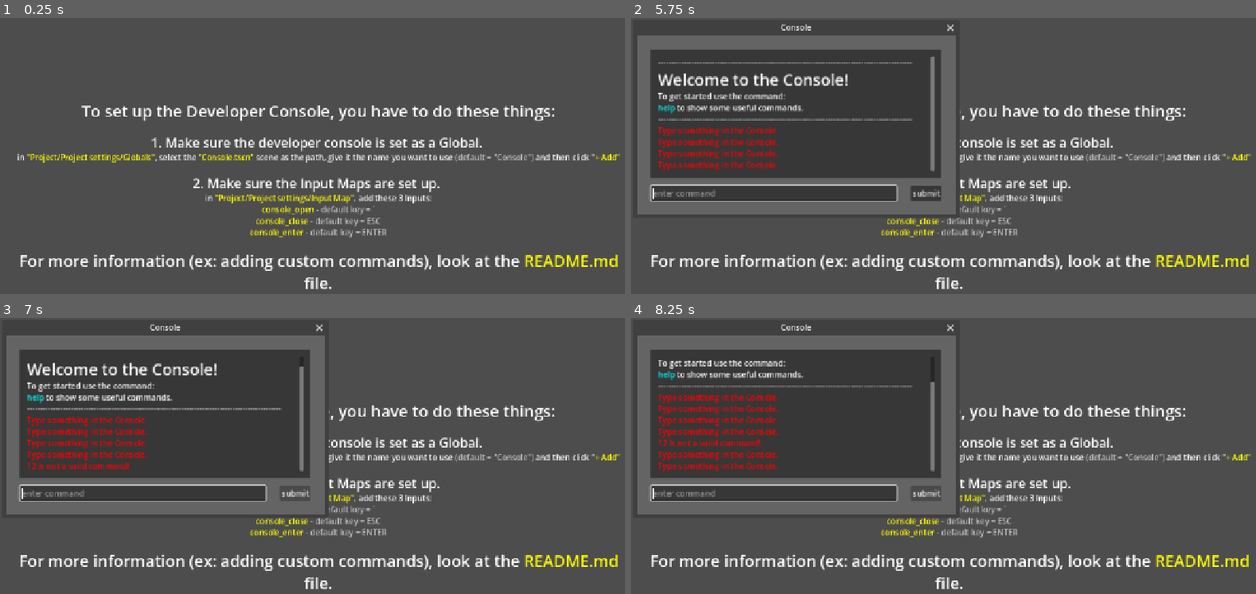
Above: before the commit, frames 1-4 (two rows, left to right).
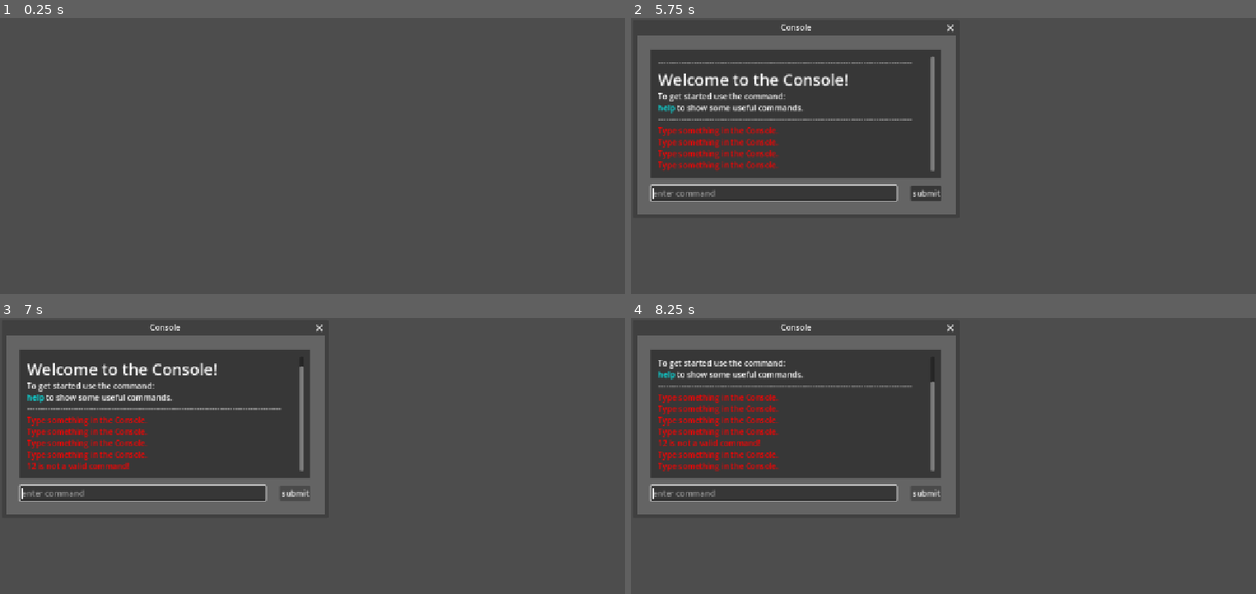
Above: after the commit, the same moments.

Repository: Linkerpink/Developer-Console-GD
Game: Godot game, scene res://console/console_test_scene.tscn
Same seed, same stepped clock (60 frames per second), same inputs: the game is played once before the commit and once after it. The engine's default icon, where the game draws it, is replaced by a stand-in: a white triangle on a blue panel in a dark square.
Inputs (mouse positions are in pixels of both pictures, inside the frame that each line leads up to):
- Up to frame 1 (0.25 s): no input
- Up to frame 2 (5.75 s): tap Enter (console_enter) at 0.5, 2, 3.5, 4.9 s; tap Space at 1.25, 2.75, 4.25 s; tap Escape (console_close) at 4.15 s; tap ` (console_open) at 5.65 s
- Up to frame 3 (7 s): click (143, 491) at 5.77 s; type "12" at 5.85 s; click "submit" at 6.5 s
- Up to frame 4 (8.25 s): click "submit" at 7.25 s; click "submit" at 8 s

The runs differ from the first frame. In frame 1, 7.9% of the frame differs, in the area x 2-100%, y 31-99%; in frame 2, 5.0%; in frame 3, 5.0%; in frame 4, 5.0%.

Commit message:
commands now work after exporting
changed the "commands" var to an export var so it also works in exported projects

Diff:
--- a/console/assets/console.gd
+++ b/console/assets/console.gd
@@ -16,7 +16,7 @@
 var u_text : String # The text from the user (line_edit.text)
 @export var room_scenes_path : String = "res://scenes/rooms/"
 
-var commands : Array[Command]
+@export var commands : Array[Command]
 var active_command : Command
 @export var spawnable_objects: Array[PackedScene]
 var user_font_size : int = 11
@@ -32,16 +32,16 @@
 	default_console_window_size = console_window.size
 	_close_console()
 	start_console()
-	_add_all_commands()
-
-
-func _add_all_commands():
-	var dir := DirAccess.open("res://console/commands")
-	if dir == null: printerr("Could not open folder"); return
-	dir.list_dir_begin()
-	for file: String in dir.get_files():
-		var resource := load(dir.get_current_dir() + "/" + file)
-		commands.append(resource)
+	#_add_all_commands()
+
+
+#func _add_all_commands():
+	#var dir := DirAccess.open("res://console/commands")
+	#if dir == null: printerr("Could not open folder"); return
+	#dir.list_dir_begin()
+	#for file: String in dir.get_files():
+		#var resource := load(dir.get_current_dir() + "/" + file)
+		#commands.append(resource)
 
 
 func _process(delta: float) -> void:
--- a/console/assets/console.tscn
+++ b/console/assets/console.tscn
@@ -4,8 +4,34 @@
 [ext_resource type="PackedScene" uid="uid://d3engya7r866b" path="res://console/assets/screen_message_label.tscn" id="2_hedou"]
 [ext_resource type="FontFile" uid="uid://eglbqyap1a4r" path="res://console/assets/fonts/COMICBD.TTF" id="2_sjluo"]
 [ext_resource type="Script" uid="uid://cayi03iwmj0ja" path="res://console/assets/desktop_thing.gd" id="3_hedou"]
+[ext_resource type="Script" uid="uid://cjxafw1b1cxrp" path="res://console/assets/command.gd" id="3_m5old"]
 [ext_resource type="Texture2D" uid="uid://dhvv1lgwrhj6r" path="res://icon.svg" id="4_lk25g"]
+[ext_resource type="Resource" uid="uid://ds30bi3j8j2go" path="res://console/commands/all spawnables.tres" id="4_msefj"]
+[ext_resource type="Resource" uid="uid://cmq2ja6pyvw7k" path="res://console/commands/change scene.tres" id="5_0r2w2"]
 [ext_resource type="FontFile" uid="uid://wq52qo180gc6" path="res://console/assets/fonts/courbd.ttf" id="5_yu5lb"]
+[ext_resource type="Resource" uid="uid://b6rrqxepoqkld" path="res://console/commands/clear.tres" id="6_y704l"]
+[ext_resource type="Resource" uid="uid://if73icl4cigr" path="res://console/commands/commands.tres" id="7_wrcak"]
+[ext_resource type="Resource" uid="uid://b01r5i4ncpmtu" path="res://console/commands/docs.tres" id="8_rqits"]
+[ext_resource type="Resource" uid="uid://csiqdkvx2in4u" path="res://console/commands/epic.tres" id="9_cud2b"]
+[ext_resource type="Resource" uid="uid://bqk8kcllp5th6" path="res://console/commands/explain.tres" id="10_xu84b"]
+[ext_resource type="Resource" uid="uid://ctqqr30xw7teh" path="res://console/commands/font_size.tres" id="11_61htj"]
+[ext_resource type="Resource" uid="uid://sgbtniipba3u" path="res://console/commands/gdfetch.tres" id="12_e8psf"]
+[ext_resource type="Resource" uid="uid://csplvbuxawhrb" path="res://console/commands/give.tres" id="13_0sut5"]
+[ext_resource type="Resource" uid="uid://b8nx44jipvdck" path="res://console/commands/haj.tres" id="14_t76bt"]
+[ext_resource type="Resource" uid="uid://djq8xu1u1ysho" path="res://console/commands/hello_world.tres" id="15_wqbs0"]
+[ext_resource type="Resource" uid="uid://d2ov3c8dm8i14" path="res://console/commands/help.tres" id="16_wpu3n"]
+[ext_resource type="Resource" uid="uid://i36np5yl4e0i" path="res://console/commands/languages.tres" id="17_5hfo7"]
+[ext_resource type="Resource" uid="uid://o132ibhyj4by" path="res://console/commands/markiplier.tres" id="18_wkaun"]
+[ext_resource type="Resource" uid="uid://bny82grst1euh" path="res://console/commands/noclip.tres" id="19_nc30h"]
+[ext_resource type="Resource" uid="uid://dtyycie12r2e8" path="res://console/commands/print to screen.tres" id="20_6pggl"]
+[ext_resource type="Resource" uid="uid://tf5mbgtew4mo" path="res://console/commands/print.tres" id="21_yr6hg"]
+[ext_resource type="Resource" uid="uid://dht1flp8dx22j" path="res://console/commands/restart console.tres" id="22_106lm"]
+[ext_resource type="Resource" uid="uid://bt3udoqet0o3o" path="res://console/commands/restart scene.tres" id="23_fl2cg"]
+[ext_resource type="Resource" uid="uid://clx5hrq4j485w" path="res://console/commands/sans.tres" id="24_35nx5"]
+[ext_resource type="Resource" uid="uid://b2bnwy4pw843v" path="res://console/commands/set language.tres" id="25_3y8rp"]
+[ext_resource type="Resource" uid="uid://dj1arw5j5dee2" path="res://console/commands/spawn.tres" id="26_4d2ky"]
+[ext_resource type="Resource" uid="uid://cq63ddp68y5iw" path="res://console/commands/unsans.tres" id="27_3rlou"]
+[ext_resource type="Resource" uid="uid://73oca0ivjjdf" path="res://console/commands/welcome.tres" id="28_ndisv"]
 
 [sub_resource type="StyleBoxFlat" id="StyleBoxFlat_t6k7n"]
 bg_color = Color(0.6, 0.6, 0.6, 0)
@@ -19,6 +45,7 @@
 [node name="Console" type="CanvasLayer" unique_id=1279527173]
 script = ExtResource("1_sg4m6")
 screen_text_message_label_scene = ExtResource("2_hedou")
+commands = Array[ExtResource("3_m5old")]([ExtResource("4_msefj"), ExtResource("5_0r2w2"), ExtResource("6_y704l"), ExtResource("7_wrcak"), ExtResource("8_rqits"), ExtResource("9_cud2b"), ExtResource("10_xu84b"), ExtResource("11_61htj"), ExtResource("12_e8psf"), ExtResource("13_0sut5"), ExtResource("14_t76bt"), ExtResource("15_wqbs0"), ExtResource("16_wpu3n"), ExtResource("17_5hfo7"), ExtResource("18_wkaun"), ExtResource("19_nc30h"), ExtResource("20_6pggl"), ExtResource("21_yr6hg"), ExtResource("22_106lm"), ExtResource("23_fl2cg"), ExtResource("24_35nx5"), ExtResource("25_3y8rp"), ExtResource("26_4d2ky"), ExtResource("27_3rlou"), ExtResource("28_ndisv")])
 comic_sans = ExtResource("2_sjluo")
 
 [node name="Console Window" type="Window" parent="." unique_id=1205565824]
--- a/console/console_test_scene.tscn
+++ b/console/console_test_scene.tscn
@@ -9,6 +9,7 @@
 grow_vertical = 2
 
 [node name="MarginContainer" type="MarginContainer" parent="." unique_id=505770160]
+visible = false
 layout_mode = 1
 anchors_preset = 15
 anchor_right = 1.0
--- a/project.godot
+++ b/project.godot
@@ -13,7 +13,7 @@
 config/name="Developer Console"
 run/main_scene="uid://db7sqc0n44a8g"
 config/features=PackedStringArray("4.6", "GL Compatibility")
-config/icon="res://icon.svg"
+config/icon="uid://c03fslup7euax"
 
 [autoload]
 
Binary file added: dev_console_icon.jpg
Not shown, added: dev_console_icon.jpg.import
Not shown, added: export_presets.cfg
